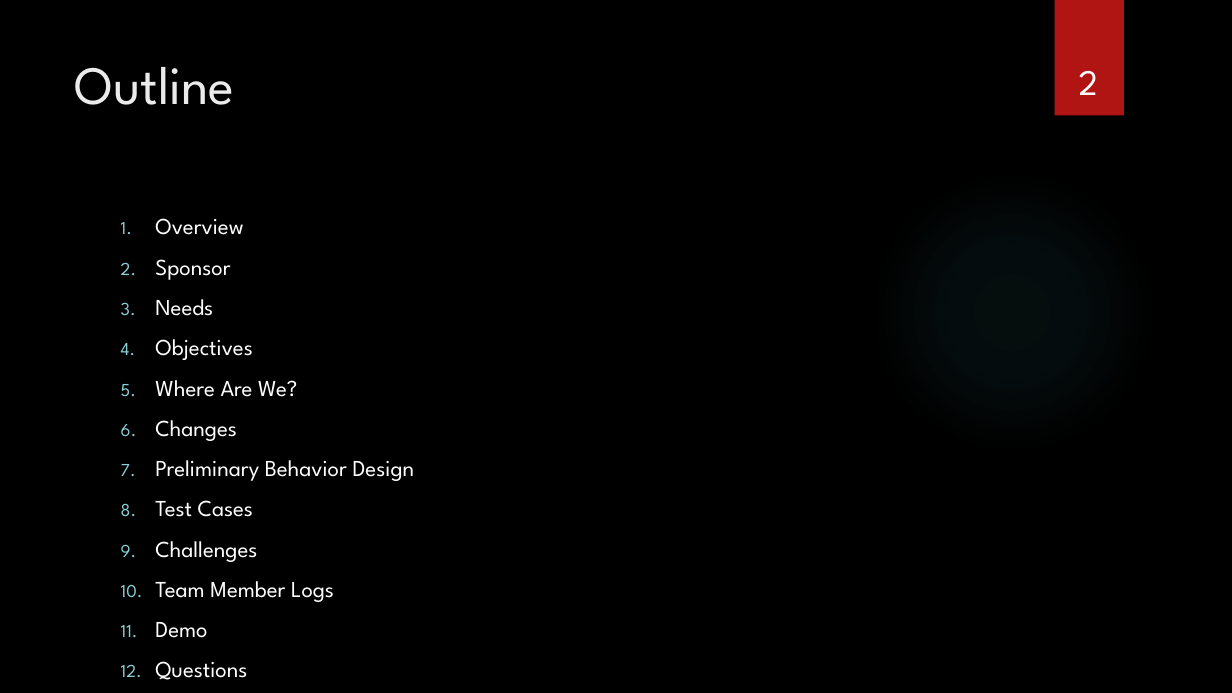
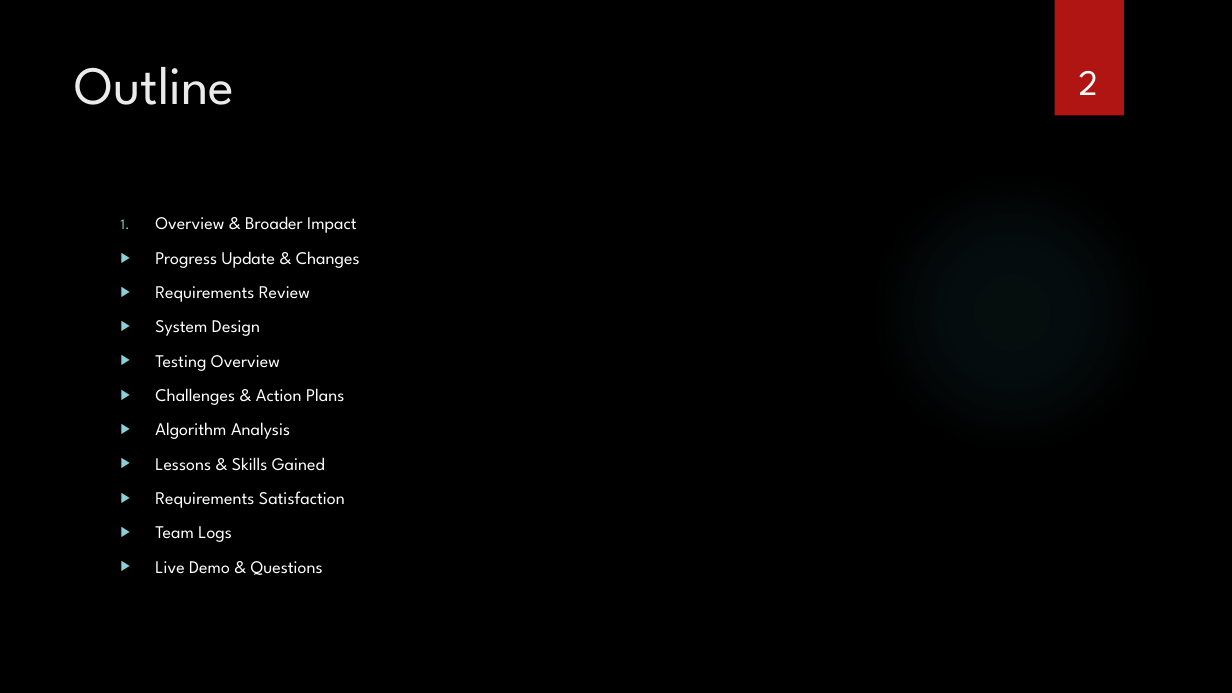
Before and after one commit to SeniorDesignBehrend/AIBI-Computer-Vision-for-Manufacturing, a slide deck: slide 2 of docs/reports/senior_design3.pptx. Drawn at 1232x693 pixels with LibreOffice and Linux fonts; fonts in the diff are those of the drawing; background and template pictures are left out. Boxes give left, top, right and bottom in pixels: in the first picture for what was removed or moved away, otherwise in the second. Text is boxed around its words. In the diff, an @@ line names an element or a change of style, - is before the commit and + after.

```diff
--- a/docs/reports/senior_design3.pptx
+++ b/docs/reports/senior_design3.pptx
@@ text at <box>155,216,360,575</box>: text changed; size 17.8 to 13.9 pt @@
-1. Overview
-2. Sponsor
-3. Needs
-4. Objectives
-5. Where Are We?
-6. Changes
-7. Preliminary Behavior Design
-8. Test Cases
-9. Challenges
-10. Team Member Logs
-11. Demo
-12. Questions
+1. Overview & Broader Impact
+▶ Progress Update & Changes
+▶ Requirements Review
+▶ System Design
+▶ Testing Overview
+▶ Challenges & Action Plans
+▶ Algorithm Analysis
+▶ Lessons & Skills Gained
+▶ Requirements Satisfaction
+▶ Team Logs
+▶ Live Demo & Questions
```
Also in this commit, not shown: 16 other slides changed, 9 slides added, 9 slides removed, 11 other files.
